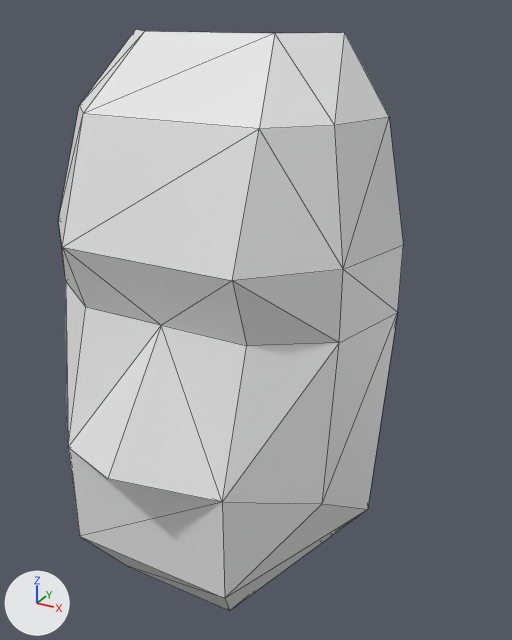
The OBJ model teardown/wwf-no-mercy/models/face/model_13FF.obj: old version first, new version second.
Before and after are seen from a 50 mm camera at (16.2, -33.4, 28.9) aimed at (2.7, -8.9, 16.6). Lighting does not change. The marker at lower left points along +X, +Y and +Z. The picture after the commit comes second. Mesh edges are drawn as thin lines. Where no turn or scale is listed for an object, it has been applied to the vertices.

Objects in the first picture: 'model_13FF'.
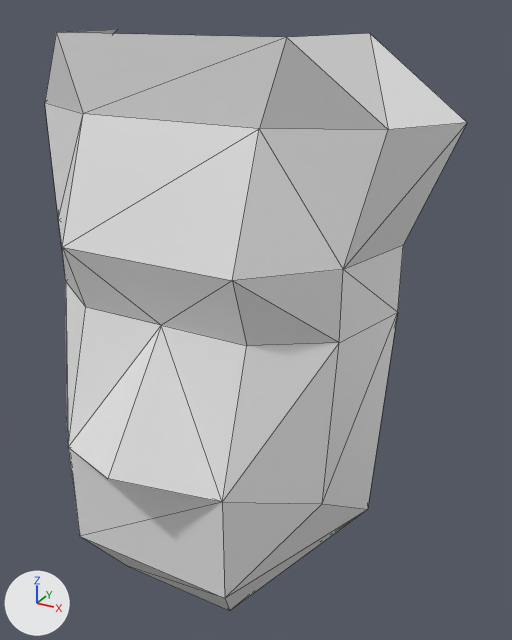
Changed parts and their boxes [x1, y1, x2, y2] in the pictures (512 x 640 px; the box of a moved part takes in the faces that stretch with it):
'model_13FF', reshaped (23% wider): before [59, 30, 403, 611]; after [45, 29, 467, 611]
part 1 of me_model_13ff, moved or reshaped: before [59, 30, 403, 269]; after [45, 29, 467, 269]

What the commit changed:
me_model_13ff is used by ob_model_13ff.
me_model_13ff had 38 vertices, 60 faces and spanned x -8.0..8.0, y -16.0..-6.0, z 3.0..28.0.
me_model_13ff now has 38 vertices, 60 faces and spans x -10.0..10.0, y -16.0..-6.0, z 3.0..28.0.
Part 1, on me_model_13ff:
Vertex 17 of me_model_13ff moves from (-6.0, -9.0, 25.0) at pixel (79, 105) to (-8.0, -9.0, 25.0) at pixel (44, 102).
Vertex 18 of me_model_13ff moves from (-7.0, -6.0, 25.0) to (-10.0, -6.0, 25.0).
Vertex 19 of me_model_13ff moves from (7.0, -6.0, 25.0) at pixel (389, 117) to (10.0, -6.0, 25.0) at pixel (467, 122).
Vertex 20 of me_model_13ff moves from (6.0, -9.0, 25.0) at pixel (334, 125) to (8.0, -9.0, 25.0) at pixel (388, 129).
Vertex 21 of me_model_13ff moves from (5.0, -6.0, 28.0) at pixel (344, 32) to (6.0, -6.0, 28.0) at pixel (369, 33).
Vertex 22 of me_model_13ff moves from (3.0, -8.0, 28.0) at pixel (274, 33) to (5.0, -11.0, 28.0) at pixel (286, 37).
Vertex 25 of me_model_13ff moves from (-3.0, -8.0, 28.0) at pixel (144, 31) to (-5.0, -11.0, 28.0) at pixel (56, 32).
Vertex 31 of me_model_13ff moves from (-5.0, -6.0, 28.0) at pixel (135, 29) to (-6.0, -6.0, 28.0) at pixel (117, 29).
